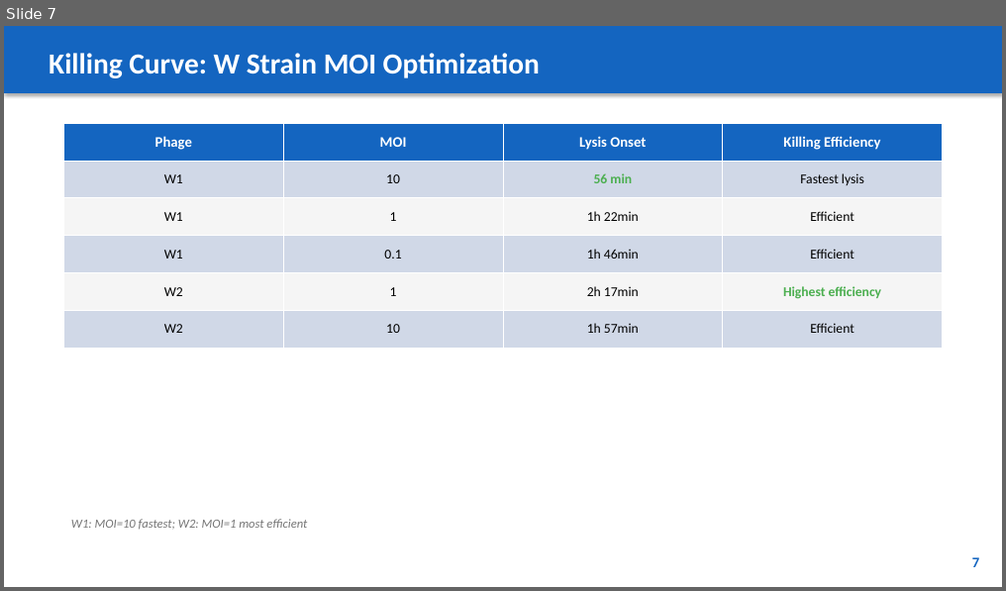
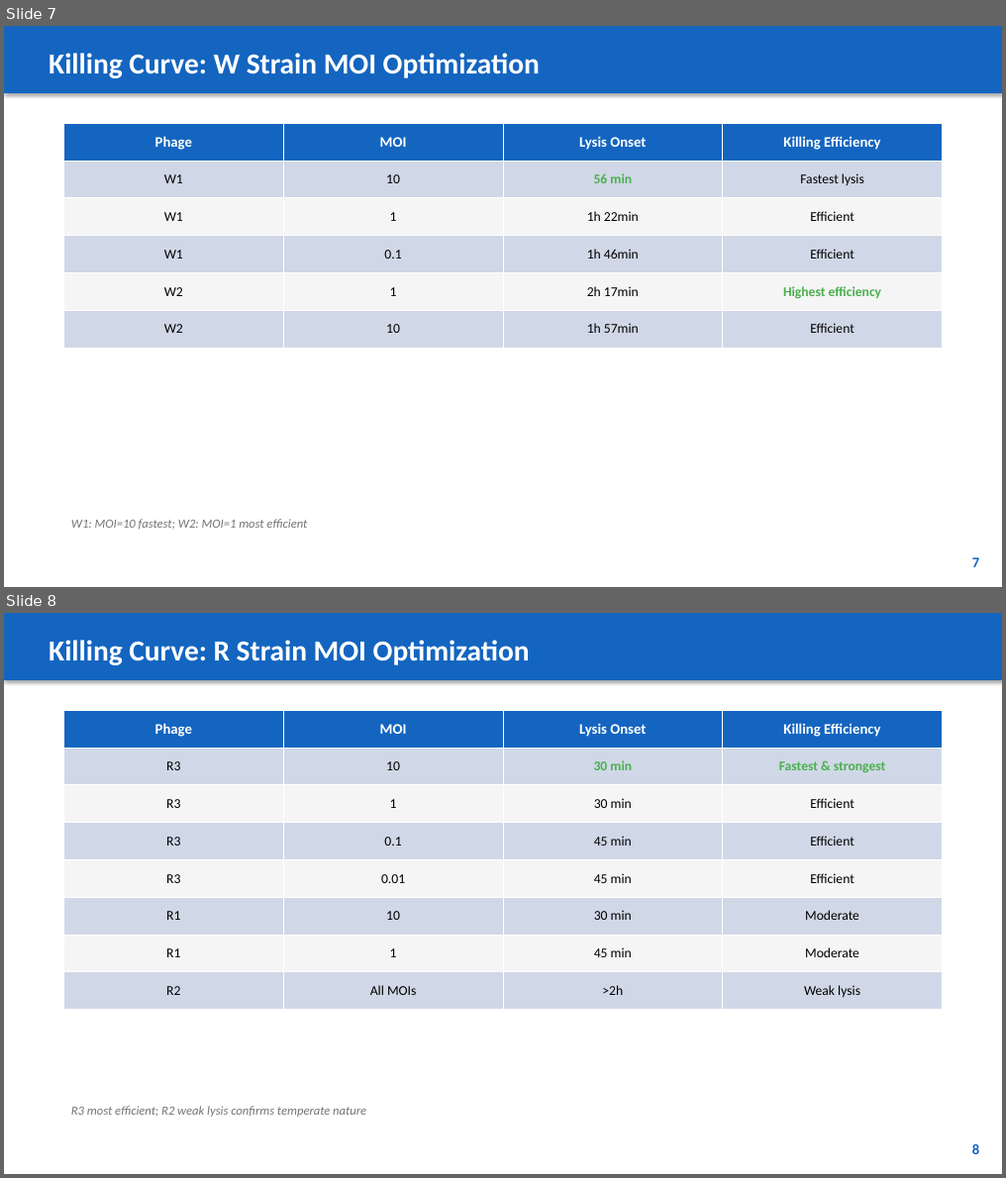
Before and after one commit to gongyuhang2023-cpu/EcAZPhageDocumentation, a slide deck: PPT/20260126/GroupMeeting_v1.pptx. Shown one above the other, each under a label of ours: slide 7 before the commit, slides 7 and 8 after it. The pictures are 1006x591 and 1006x1178 pixels, drawn with LibreOffice and Linux fonts; fonts in the diff are those of the drawing. Boxes give left, top, right and bottom in pixels: in the first picture for what was removed or moved away, otherwise in the second. Text is boxed around its words. In the diff, an @@ line names an element or a change of style, - is before the commit and + after.

```diff
--- a/PPT/20260126/GroupMeeting_v1.pptx
+++ b/PPT/20260126/GroupMeeting_v1.pptx
@@ slide 8 added at bbox=[4, 613, 1002, 1174], background #FFFFFF @@
@@ rectangle added at bbox=[4, 613, 1002, 680], fill #1465C0 @@
@@ text added at bbox=[49, 640, 530, 665], 28 pt, text #FFFFFF, bold @@
+Killing Curve: R Strain MOI Optimization
@@ table added at bbox=[63, 710, 942, 1010], 8 rows, 4 columns @@
+Phage | MOI | Lysis Onset | Killing Efficiency
+R3 | 10 | 30 min | Fastest & strongest
+R3 | 1 | 30 min | Efficient
+R3 | 0.1 | 45 min | Efficient
+R3 | 0.01 | 45 min | Efficient
+R1 | 10 | 30 min | Moderate
+R1 | 1 | 45 min | Moderate
+R2 | All MOIs | >2h | Weak lysis
@@ text added at bbox=[71, 1106, 366, 1117], 12 pt, text #757575, italic @@
+R3 most efficient; R2 weak lysis confirms temperate nature
@@ text added at bbox=[972, 1145, 979, 1155], 14 pt, text #1465C0, bold @@
+8
```
Also in this commit, not shown: 2 slides changed, 45 other files.
